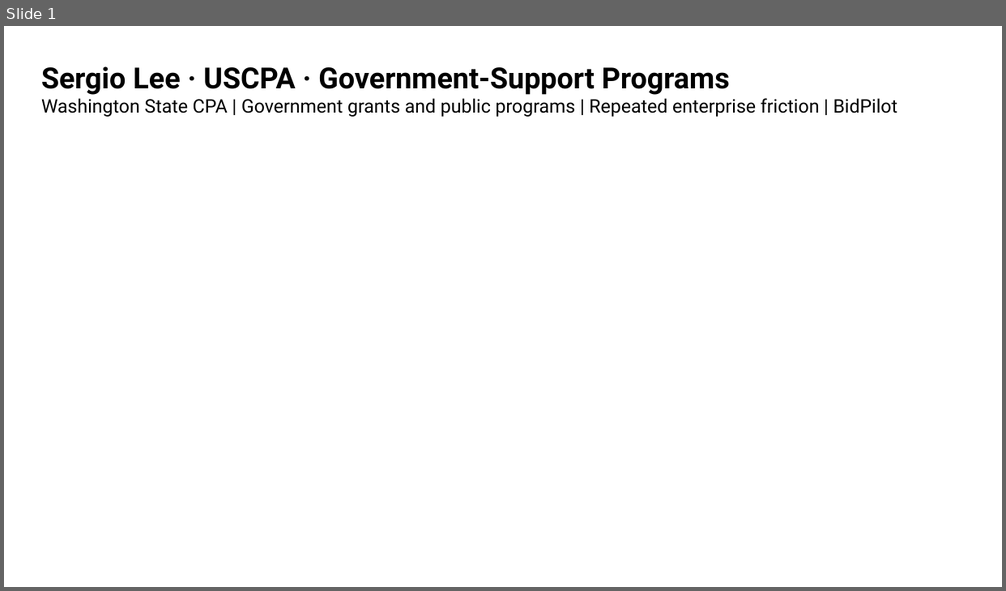
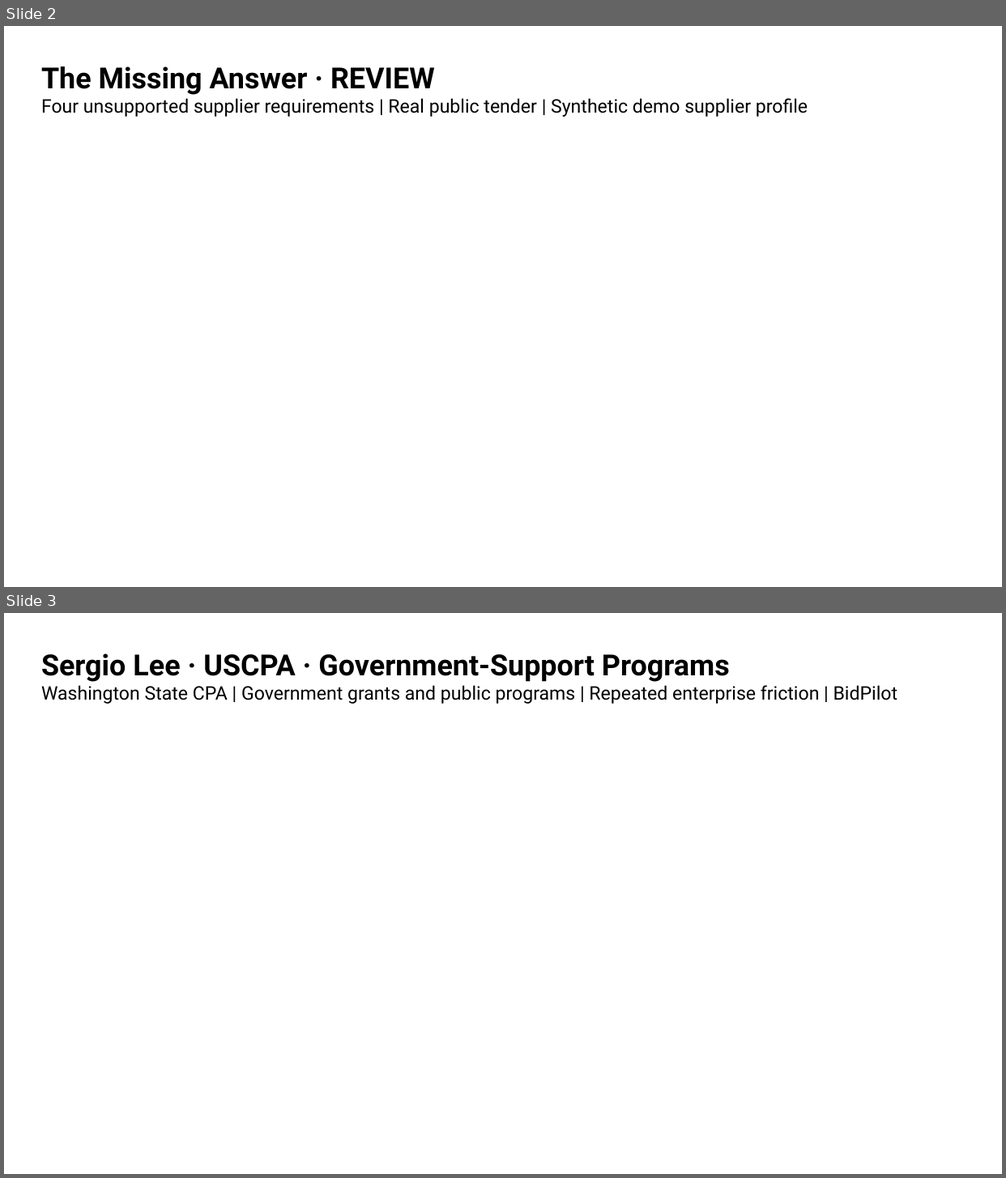
Before and after one commit to sergiobuilds/bidpilot, a slide deck: dev/active/grand-finale-pitch-20260903/deck.pptx. Shown one above the other, each under a label of ours: slide 1 before the commit, slides 2 and 3 after it. The pictures are 1006x591 and 1006x1178 pixels, drawn with LibreOffice and Linux fonts; fonts in the diff are those of the drawing; background and template pictures are left out. Boxes give left, top, right and bottom in pixels: in the first picture for what was removed or moved away, otherwise in the second. Text is boxed around its words. In the diff, an @@ line names an element or a change of style, - is before the commit and + after.

```diff
--- a/dev/active/grand-finale-pitch-20260903/deck.pptx
+++ b/dev/active/grand-finale-pitch-20260903/deck.pptx
@@ slide 2 added at [4, 26, 1002, 587], background picture (left out) @@
@@ text added at [41, 66, 808, 117], 18 pt, text #000000 @@
+The Missing Answer · REVIEW
+Four unsupported supplier requirements | Real public tender | Synthetic demo supplier profile
@@ what was slide 1 is now slide 3 @@
```
Also in this commit, not shown: 6 slides changed, 2 other slides added, 38 other files.
